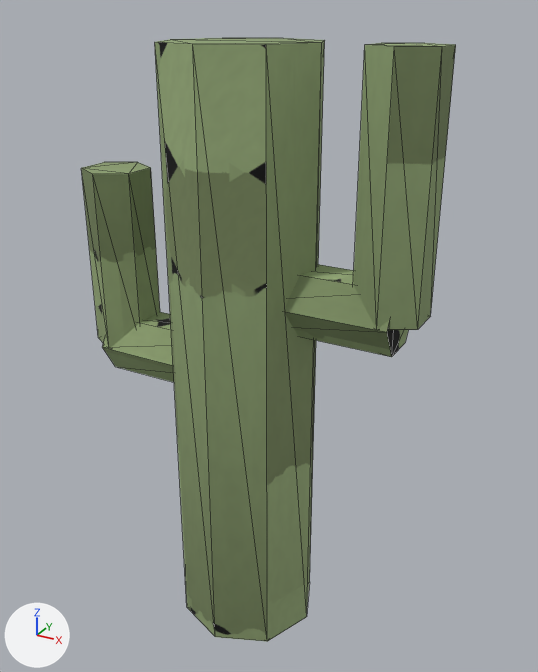
A saved change to the glTF model public/models/cactus.glb.
Camera for both pictures: a 50 mm camera at (0.749, -1.261, 1.354) aimed at (0.034, 0.04, 0.703). The axes (+X, +Y, +Z) are drawn at lower left. The lights are the same throughout. The first picture is the older version. Mesh edges are drawn as thin lines. Vertices at exactly the same position are counted once.

In view in the first picture: 'cactus'.
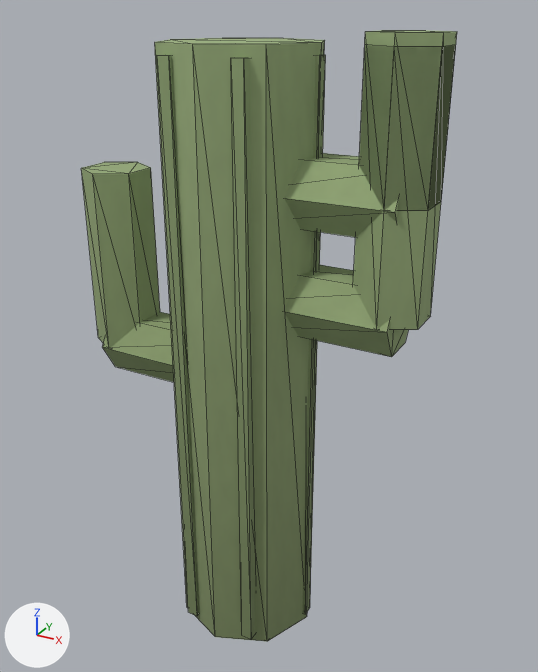
Pixel boxes [x1, y1, x2, y2] of what changed, in the pictures (538 x 672 px):
'cactus', reshaped
    before: [81, 38, 456, 642]
    after: [81, 30, 457, 642]
part 1 of me_cylinder, added (green)
    after: [302, 55, 326, 614]
part 2 of me_cylinder, added (green)
    after: [157, 55, 199, 616]
part 3 of me_cylinder, added (green)
    after: [231, 57, 255, 639]
part 4 of me_cylinder, added (green)
    after: [285, 153, 398, 237]
part 5 of me_cylinder, added (green)
    after: [359, 30, 457, 211]
part 6 of me_cylinder, surface changed
    both: [81, 38, 456, 642]

The change, as a diff of the scene's bpy script:
```diff
--- a/public/models/cactus.glb.py
+++ b/public/models/cactus.glb.py
@@ me_cylinder @@
 # used by ob_cactus; location = (0.0, 0.0, 0.0)
-me_cylinder.from_pydata(...)  # 64 vertices, 108 faces; spans x -0.385..0.385, y -0.16..0.16, z 0.0..1.3
+me_cylinder.from_pydata(...)  # 136 vertices, 220 faces; spans x -0.385..0.385, y -0.16..0.16, z 0.0..1.32
+# me_cylinder part 1: a new loose piece, a box spanning x 0.138..0.163, y -0.013..0.013, z 0.02..1.28, in mat_cactus_baked (picture img_cactus_albedo)
+# me_cylinder part 2: a new loose piece, a box spanning x -0.088..-0.062, y -0.142..-0.117, z 0.02..1.28, in mat_cactus_baked (picture img_cactus_albedo)
+# me_cylinder part 3: a new loose piece, a box spanning x 0.062..0.088, y -0.142..-0.117, z 0.02..1.28, in mat_cactus_baked (picture img_cactus_albedo)
+# me_cylinder part 4: a new loose piece, a 6-sided cylinder along x spanning x 0.02..0.34, y -0.075..0.075, z 0.975..1.105, in mat_cactus_baked (picture img_cactus_albedo)
+# me_cylinder part 5: a new loose piece, a 6-sided cylinder along z spanning x 0.255..0.385, y -0.075..0.075, z 1.04..1.32, in mat_cactus_baked (picture img_cactus_albedo)
+# me_cylinder part 6: 108 kept faces spanning x -0.385..0.385, y -0.16..0.16, z 0.0..1.3 get new texture (UV) coordinates
+# other edits to the shape of me_cylinder do not show in these pictures
 me_cylinder.materials.append(mat_cactus_baked)
```
